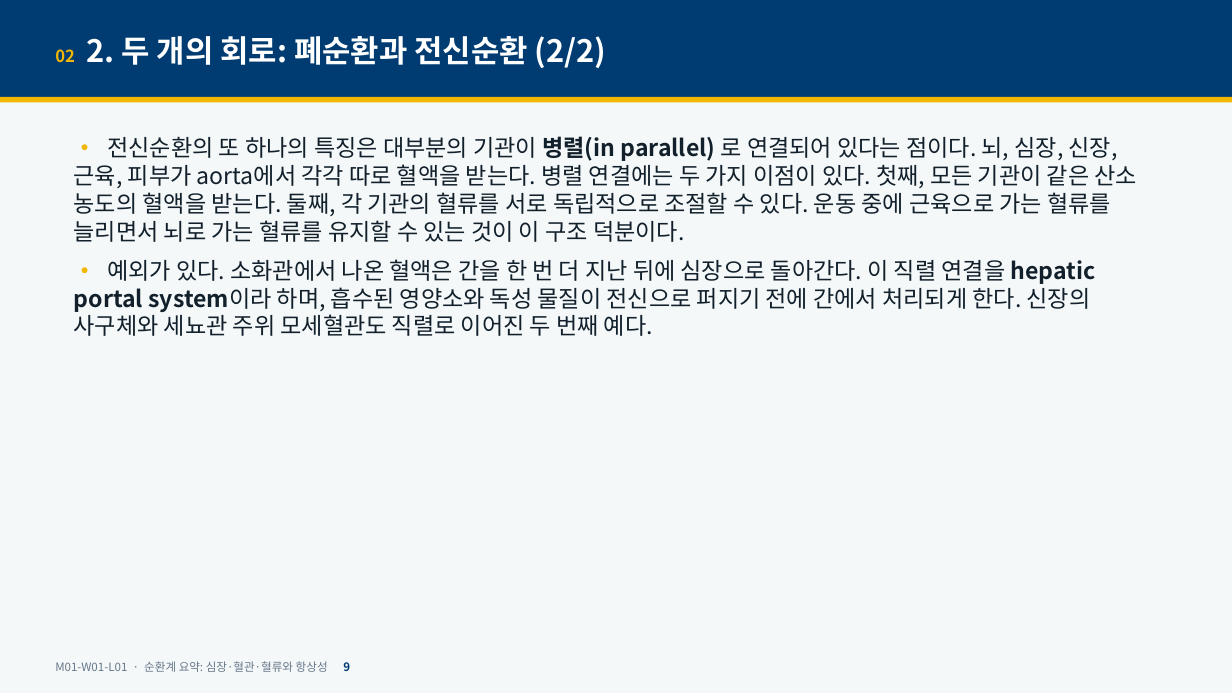
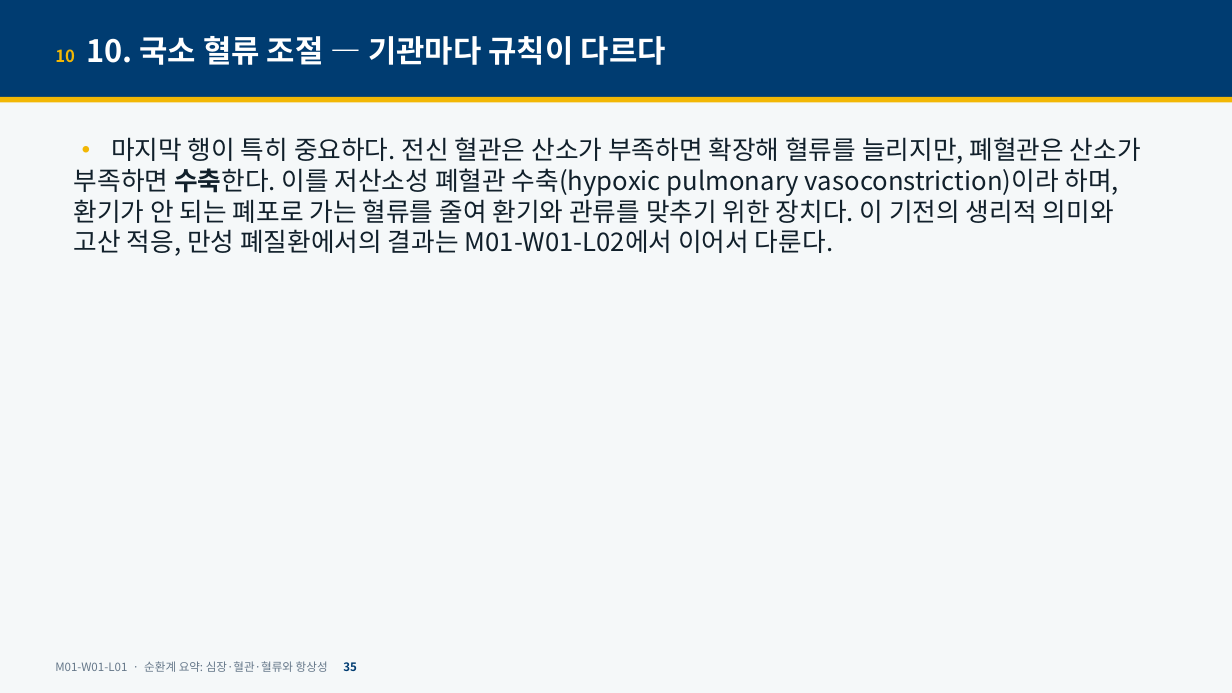
Before and after one commit to hoperiasd2/hoperiasd2.github.io, a slide deck: slide 35 of curriculum/M01/W01/L01/slides.pptx (slide 9 before the commit). Drawn at 1232x693 pixels with LibreOffice and Linux fonts; fonts in the diff are those of the drawing. Boxes give left, top, right and bottom in pixels: in the first picture for what was removed or moved away, otherwise in the second. Text is boxed around its words. In the diff, an @@ line names an element or a change of style, - is before the commit and + after.

```diff
--- a/curriculum/M01/W01/L01/slides.pptx
+++ b/curriculum/M01/W01/L01/slides.pptx
@@ text at [55,36,666,65]: text changed @@
-02 2. 두 개의 회로: 폐순환과 전신순환 (2/2)
+10 10. 국소 혈류 조절 — 기관마다 규칙이 다르다
@@ text at [74,137,1141,256]: text changed; size 18 to 20 pt @@
-• 전신순환의 또 하나의 특징은 대부분의 기관이 병렬(in parallel) 로 연결되어 있다는 점이다. 뇌, 심장, 신장, 근육, 피부가 aorta에서 각각 따로 혈액을 받는다. 병렬 연결에는 두 가지 이점이 있다. 첫째, 모든 기관이 같은 산소 농도의 혈액을 받는다. 둘째, 각 기관의 혈류를 서로 독립적으로 조절할 수 있다. 운동 중에 근육으로 가는 혈류를 늘리면서 뇌로 가는 혈류를 유지할 수 있는 것이 이 구조 덕분이다.
-• 예외가 있다. 소화관에서 나온 혈액은 간을 한 번 더 지난 뒤에 심장으로 돌아간다. 이 직렬 연결을 hepatic portal system이라 하며, 흡수된 영양소와 독성 물질이 전신으로 퍼지기 전에 간에서 처리되게 한다. 신장의 사구체와 세뇨관 주위 모세혈관도 직렬로 이어진 두 번째 예다.
+• 마지막 행이 특히 중요하다. 전신 혈관은 산소가 부족하면 확장해 혈류를 늘리지만, 폐혈관은 산소가 부족하면 수축한다. 이를 저산소성 폐혈관 수축(hypoxic pulmonary vasoconstriction)이라 하며, 환기가 안 되는 폐포로 가는 혈류를 줄여 환기와 관류를 맞추기 위한 장치다. 이 기전의 생리적 의미와 고산 적응, 만성 폐질환에서의 결과는 M01-W01-L02에서 이어서 다룬다.
@@ text at [55,661,357,672]: text changed @@
-M01-W01-L01 · 순환계 요약: 심장·혈관·혈류와 항상성 9
+M01-W01-L01 · 순환계 요약: 심장·혈관·혈류와 항상성 35
```
Also in this commit, not shown: 44 other slides changed, 12 slides added, 9 other files.
